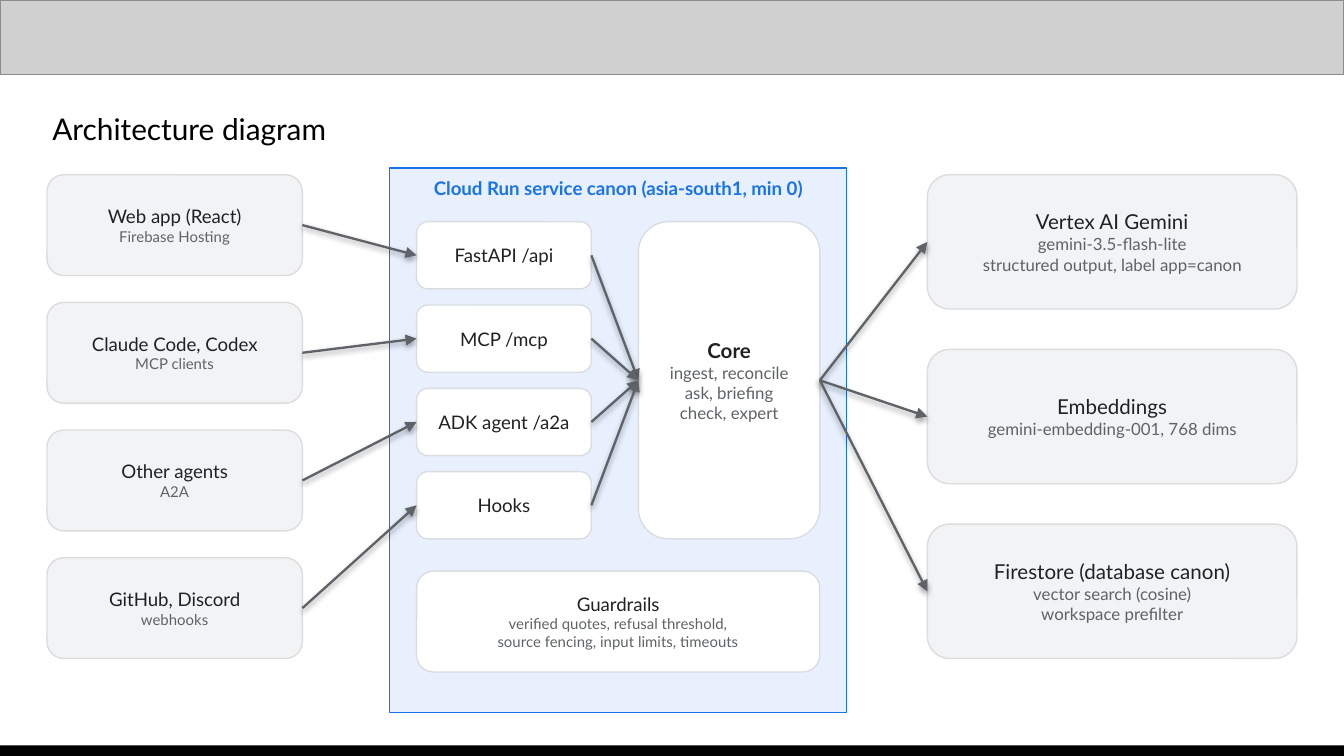
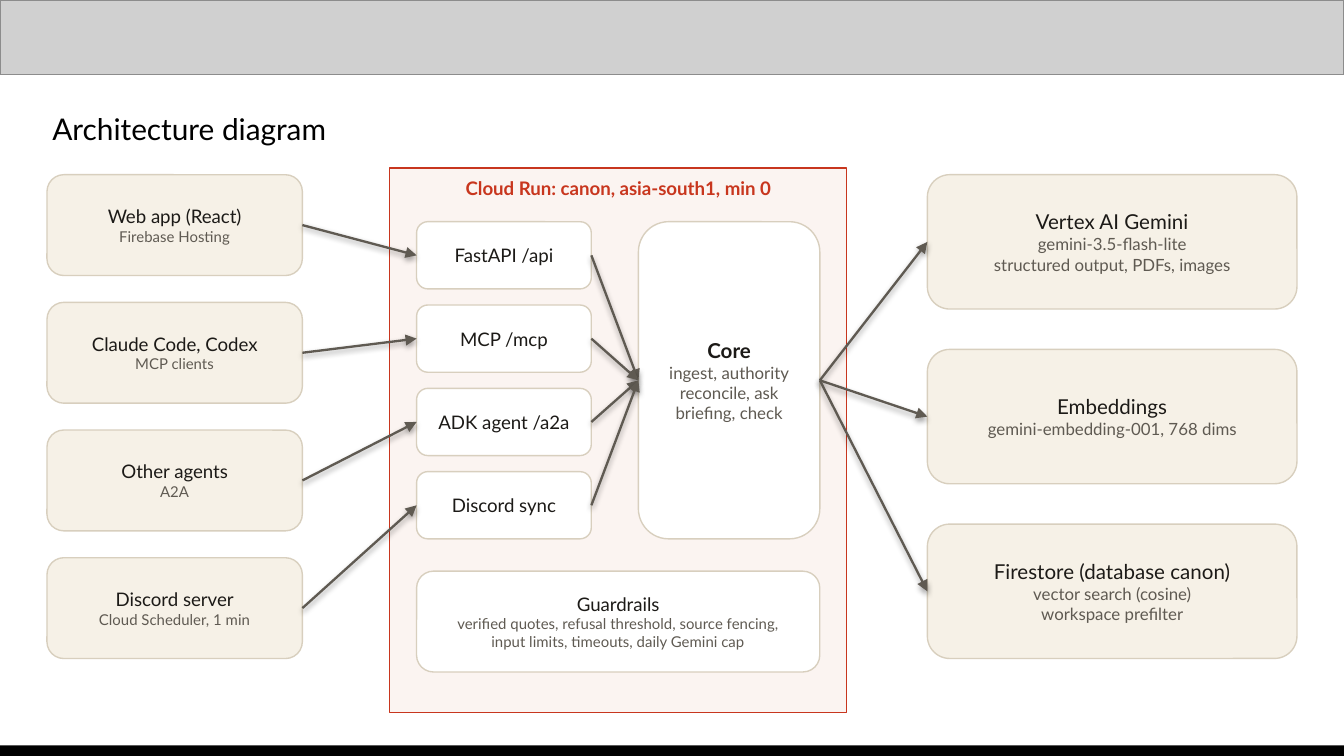
Before and after one commit to tejasnafde/canon, a slide deck: slide 7 of deck/canon-deck.pptx. Drawn at 1344x756 pixels with LibreOffice and Linux fonts; fonts in the diff are those of the drawing; grey boxes stand for pictures. Boxes give left, top, right and bottom in pixels: in the first picture for what was removed or moved away, otherwise in the second. Text is boxed around its words. In the diff, an @@ line names an element or a change of style, - is before the commit and + after.

```diff
--- a/deck/canon-deck.pptx
+++ b/deck/canon-deck.pptx
@@ rounded rectangle "Web app (React)" at bbox=[47, 175, 302, 276]: text colour #202124 to #1C1A17 in "Web app (React)"; text colour #5F6368 to #5F5A52 in "Firebase Hosting"; fill #F1F3F4 to #F6F1E7; outline #DADCE0 0.75 pt to #D8CFBE 0.75 pt @@
@@ rectangle at bbox=[390, 168, 847, 712]: fill #E8F0FE to #FBF4F1; outline #1A73E8 0.75 pt to #C8361E 0.75 pt @@
@@ rounded rectangle "Vertex AI Gemini" at bbox=[927, 175, 1297, 309]: fill #F1F3F4 to #F6F1E7; outline #DADCE0 0.75 pt to #D8CFBE 0.75 pt @@
@@ text at bbox=[466, 181, 771, 198]: text changed; text colour #1A73E8 to #C8361E @@
-Cloud Run service canon (asia-south1, min 0)
+Cloud Run: canon, asia-south1, min 0
@@ arrow (302, 226) - (417, 255): stroke #5F6368 1.25 pt to #5F5A52 1.25 pt @@
@@ text in rounded rectangle at bbox=[1036, 214, 1188, 253]: text colour #202124 to #1C1A17 in "Vertex AI Gemini"; text colour #5F6368 to #5F5A52 in "gemini-3.5-flash-lite" @@
@@ arrow (591, 255) - (638, 380): stroke #5F6368 1.25 pt to #5F5A52 1.25 pt @@
@@ arrow (820, 380) - (927, 242): stroke #5F6368 1.25 pt to #5F5A52 1.25 pt @@
@@ text in rounded rectangle at bbox=[994, 258, 1230, 274]: text changed; text colour #5F6368 to #5F5A52 @@
-structured output, label app=canon
+structured output, PDFs, images
@@ rounded rectangle "Claude Code, Codex" at bbox=[47, 302, 302, 403]: text colour #202124 to #1C1A17 in "Claude Code, Codex"; text colour #5F6368 to #5F5A52 in "MCP clients"; fill #F1F3F4 to #F6F1E7; outline #DADCE0 0.75 pt to #D8CFBE 0.75 pt @@
@@ arrow (302, 352) - (417, 339): stroke #5F6368 1.25 pt to #5F5A52 1.25 pt @@
@@ arrow (591, 339) - (638, 380): stroke #5F6368 1.25 pt to #5F5A52 1.25 pt @@
@@ rounded rectangle "Embeddings" at bbox=[927, 349, 1297, 484]: text colour #202124 to #1C1A17 in "Embeddings"; text colour #5F6368 to #5F5A52 in "gemini-embedding-001, 768 dims"; fill #F1F3F4 to #F6F1E7; outline #DADCE0 0.75 pt to #D8CFBE 0.75 pt @@
@@ text colour #202124 to #1C1A17; outline #DADCE0 0.75 pt to #D8CFBE 0.75 pt in 3 elements at bbox=[417, 222, 591, 289], bbox=[417, 305, 591, 372], bbox=[417, 388, 591, 456] @@
@@ arrow (591, 422) - (638, 380): stroke #5F6368 1.25 pt to #5F5A52 1.25 pt @@
@@ arrow (591, 505) - (638, 380): stroke #5F6368 1.25 pt to #5F5A52 1.25 pt @@
@@ text in rounded rectangle at bbox=[669, 366, 789, 422]: text changed; text colour #5F6368 to #5F5A52 @@
-ingest, reconcile
-ask, briefing
-check, expert
+ingest, authority
+reconcile, ask
+briefing, check
@@ arrow (820, 380) - (927, 417): stroke #5F6368 1.25 pt to #5F5A52 1.25 pt @@
@@ arrow (820, 380) - (927, 591): stroke #5F6368 1.25 pt to #5F5A52 1.25 pt @@
@@ rounded rectangle "Other agents" at bbox=[47, 430, 302, 531]: text colour #202124 to #1C1A17 in "Other agents"; text colour #5F6368 to #5F5A52 in "A2A"; fill #F1F3F4 to #F6F1E7; outline #DADCE0 0.75 pt to #D8CFBE 0.75 pt @@
@@ arrow (302, 481) - (417, 422): stroke #5F6368 1.25 pt to #5F5A52 1.25 pt @@
@@ outline #DADCE0 0.75 pt to #D8CFBE 0.75 pt in 3 elements at bbox=[417, 571, 820, 672], bbox=[638, 222, 820, 539], bbox=[417, 472, 591, 539] @@
@@ arrow (302, 609) - (417, 505): stroke #5F6368 1.25 pt to #5F5A52 1.25 pt @@
@@ text in rounded rectangle at bbox=[452, 498, 556, 516]: text changed; text colour #202124 to #1C1A17 @@
-Hooks
+Discord sync
@@ rounded rectangle "Firestore (database canon)" at bbox=[927, 524, 1297, 659]: text colour #202124 to #1C1A17 in "Firestore (database canon)"; text colour #5F6368 to #5F5A52 in "vector search (cosine)", "workspace prefilter"; fill #F1F3F4 to #F6F1E7; outline #DADCE0 0.75 pt to #D8CFBE 0.75 pt @@
@@ rounded rectangle "Discord server" at bbox=[47, 558, 302, 659]: fill #F1F3F4 to #F6F1E7; outline #DADCE0 0.75 pt to #D8CFBE 0.75 pt @@
@@ text in rounded rectangle at bbox=[99, 592, 250, 627]: text changed; size 10 to 8 pt; text colour #202124 to #5F5A52 @@
-GitHub, Discord
-webhooks
+Discord server
+Cloud Scheduler, 1 min
@@ text in rounded rectangle at bbox=[457, 618, 779, 650]: text changed; text colour #5F6368 to #5F5A52 @@
-verified quotes, refusal threshold,
-source fencing, input limits, timeouts
+verified quotes, refusal threshold, source fencing,
+input limits, timeouts, daily Gemini cap
```
Also in this commit, not shown: 12 other slides changed, 2 other files.
